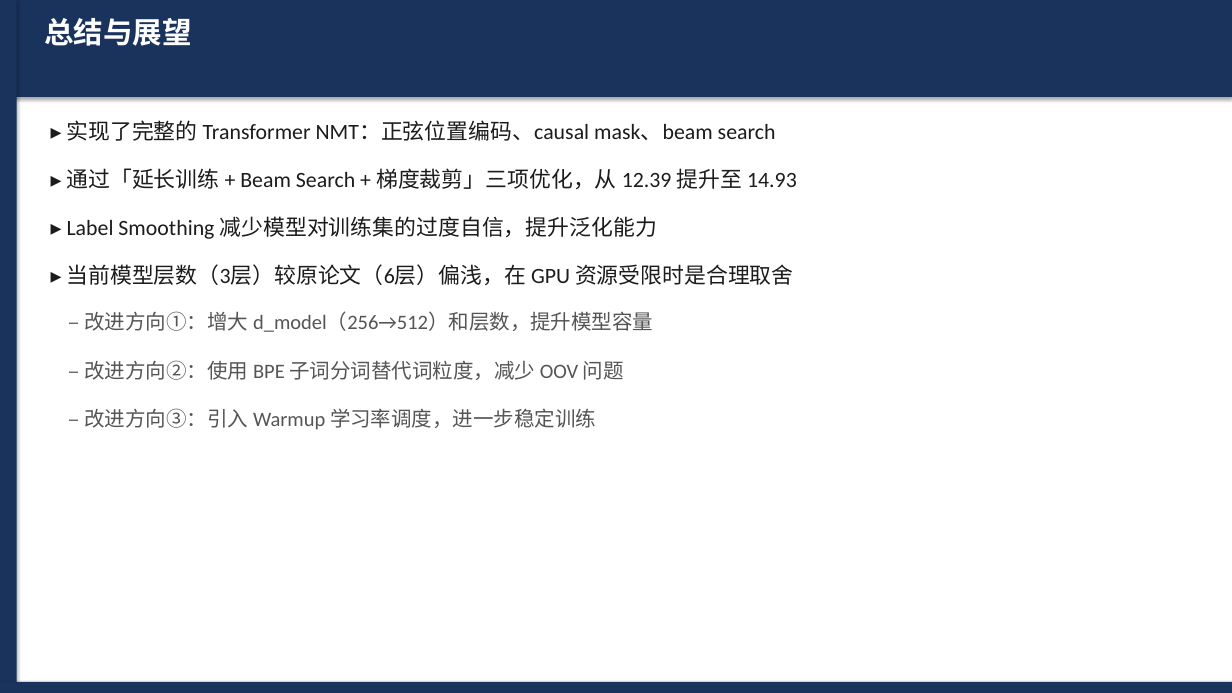
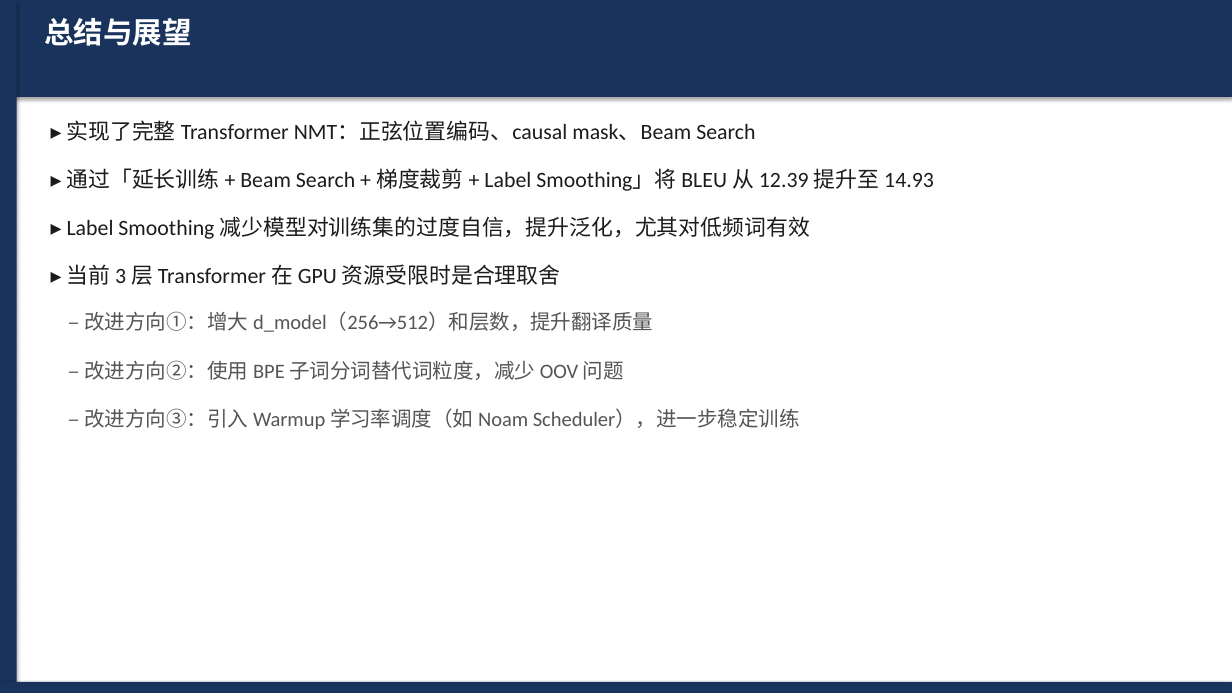
Before and after one commit to WevYang/deep_learning_task, a slide deck: slide 10 of reports/exp4_nmt_transformer.pptx (slide 9 before the commit). Drawn at 1232x693 pixels with LibreOffice and Linux fonts; fonts in the diff are those of the drawing. Boxes give left, top, right and bottom in pixels: in the first picture for what was removed or moved away, otherwise in the second. Text is boxed around its words. In the diff, an @@ line names an element or a change of style, - is before the commit and + after.

```diff
--- a/reports/exp4_nmt_transformer.pptx
+++ b/reports/exp4_nmt_transformer.pptx
@@ text at [66,120,755,141]: text changed @@
-▸ 实现了完整的 Transformer NMT：正弦位置编码、causal mask、beam search
+▸ 实现了完整 Transformer NMT：正弦位置编码、causal mask、Beam Search
@@ text at [66,168,934,191]: text changed @@
-▸ 通过「延长训练 + Beam Search + 梯度裁剪」三项优化，从 12.39 提升至 14.93
+▸ 通过「延长训练 + Beam Search + 梯度裁剪 + Label Smoothing」将 BLEU 从 12.39 提升至 14.93
@@ text at [67,216,810,239]: text changed @@
-▸ Label Smoothing 减少模型对训练集的过度自信，提升泛化能力
+▸ Label Smoothing 减少模型对训练集的过度自信，提升泛化，尤其对低频词有效
@@ text at [66,264,561,285]: text changed @@
-▸ 当前模型层数（3层）较原论文（6层）偏浅，在 GPU 资源受限时是合理取舍
+▸ 当前 3 层 Transformer 在 GPU 资源受限时是合理取舍
@@ text at [85,311,653,332]: text changed @@
-– 改进方向①：增大 d_model（256→512）和层数，提升模型容量
+– 改进方向①：增大 d_model（256→512）和层数，提升翻译质量
@@ text at [85,408,800,430]: text changed @@
-– 改进方向③：引入 Warmup 学习率调度，进一步稳定训练
+– 改进方向③：引入 Warmup 学习率调度（如 Noam Scheduler），进一步稳定训练
```
Also in this commit, not shown: 8 other slides changed, 1 slide added, 5 other files.
